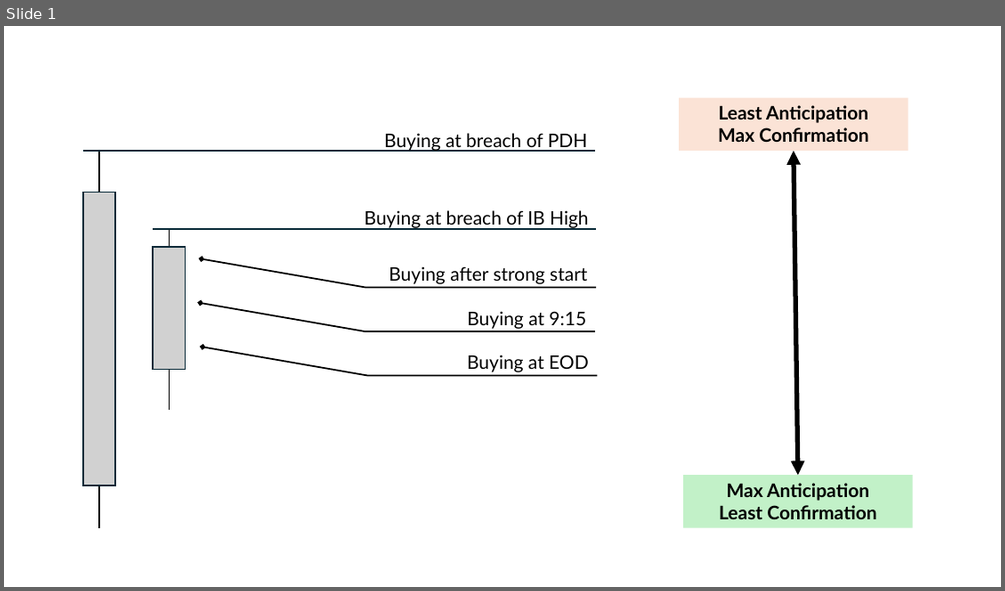
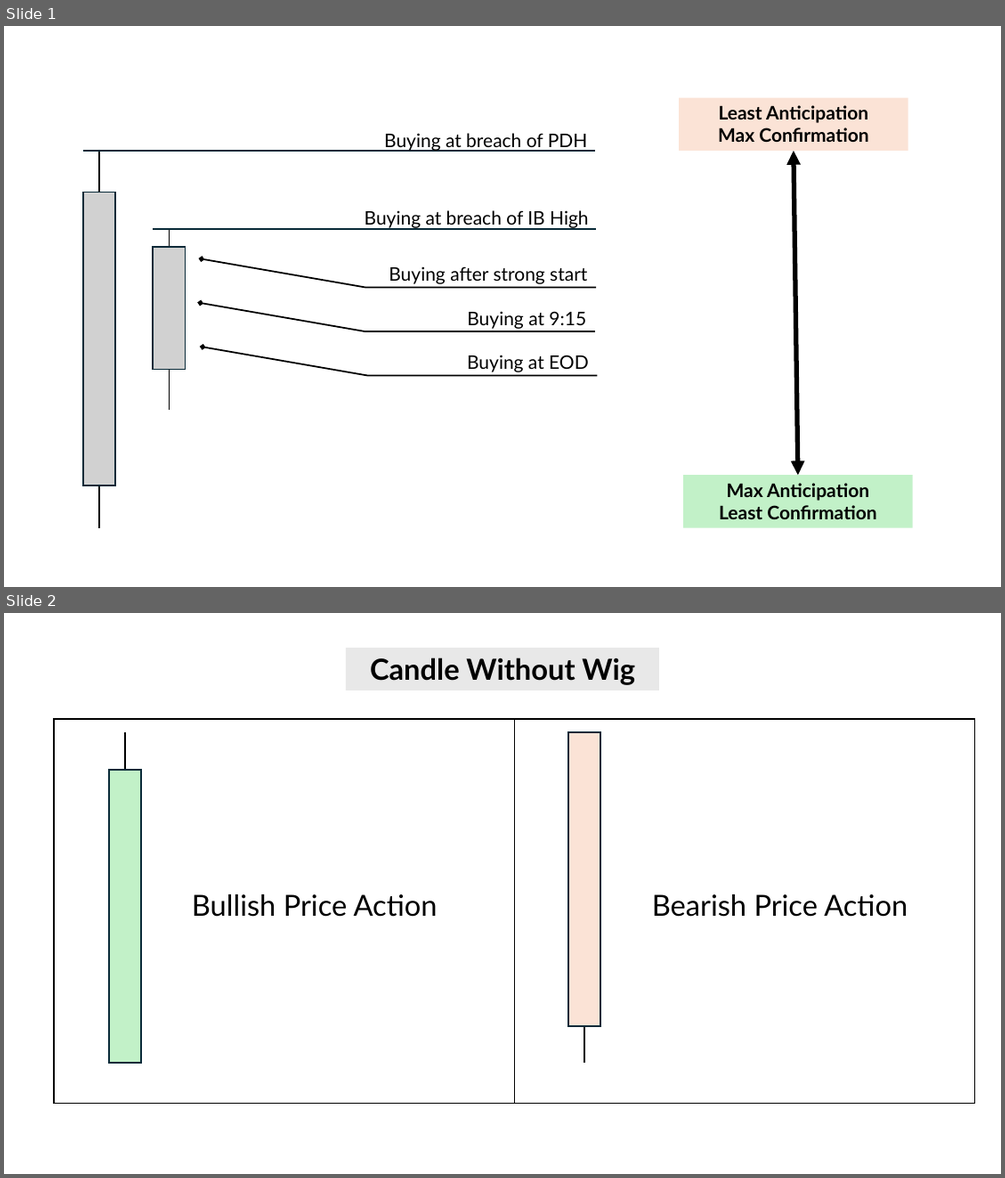
Before and after one commit to NodesAutomations/Trade, a slide deck: docs/assets/Concepts/Concepts.pptx. Shown one above the other, each under a label of ours: slide 1 before the commit, slides 1 and 2 after it. The pictures are 1005x591 and 1005x1178 pixels, drawn with LibreOffice and Linux fonts; fonts in the diff are those of the drawing. Boxes give left, top, right and bottom in pixels: in the first picture for what was removed or moved away, otherwise in the second. Text is boxed around its words. In the diff, an @@ line names an element or a change of style, - is before the commit and + after.

Commit message:
Add Price Action documentation with Candle without Wig concept and image

```diff
--- a/docs/assets/Concepts/Concepts.pptx
+++ b/docs/assets/Concepts/Concepts.pptx
@@ slide 2 added at (x1=4, y1=613, x2=1001, y2=1174), background #FFFFFF @@
@@ rectangle added at (x1=346, y1=648, x2=659, y2=690), fill #E8E8E8, 28 pt, text #000000, bold @@
+Candle Without Wig
@@ rectangle added at (x1=54, y1=719, x2=515, y2=1103), outline #000000 1.5 pt @@
@@ rectangle added at (x1=515, y1=719, x2=975, y2=1103), outline #000000 1.5 pt @@
@@ line added from (125, 732) to (125, 1063), #000000 1.5 pt @@
@@ rectangle added at (x1=568, y1=732, x2=600, y2=1026), fill #FBE3D6, outline #092A39 1.5 pt @@
@@ line added from (584, 732) to (584, 1063), #000000 1.5 pt @@
@@ rectangle added at (x1=109, y1=770, x2=141, y2=1063), fill #C2F1C8, outline #092A39 1.5 pt @@
@@ text added at (x1=192, y1=894, x2=437, y2=916), 28 pt, text #000000 @@
+Bullish Price Action
@@ text added at (x1=652, y1=894, x2=907, y2=916), 28 pt, text #000000 @@
+Bearish Price Action
```
Also in this commit, not shown: 2 other files.
